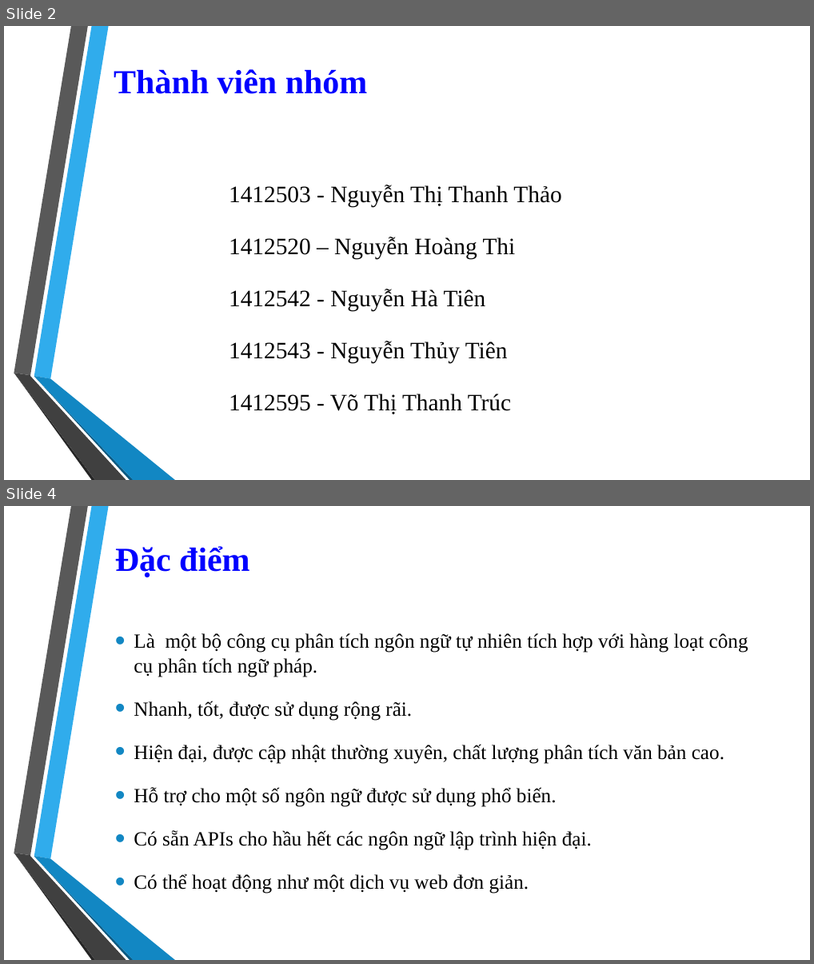
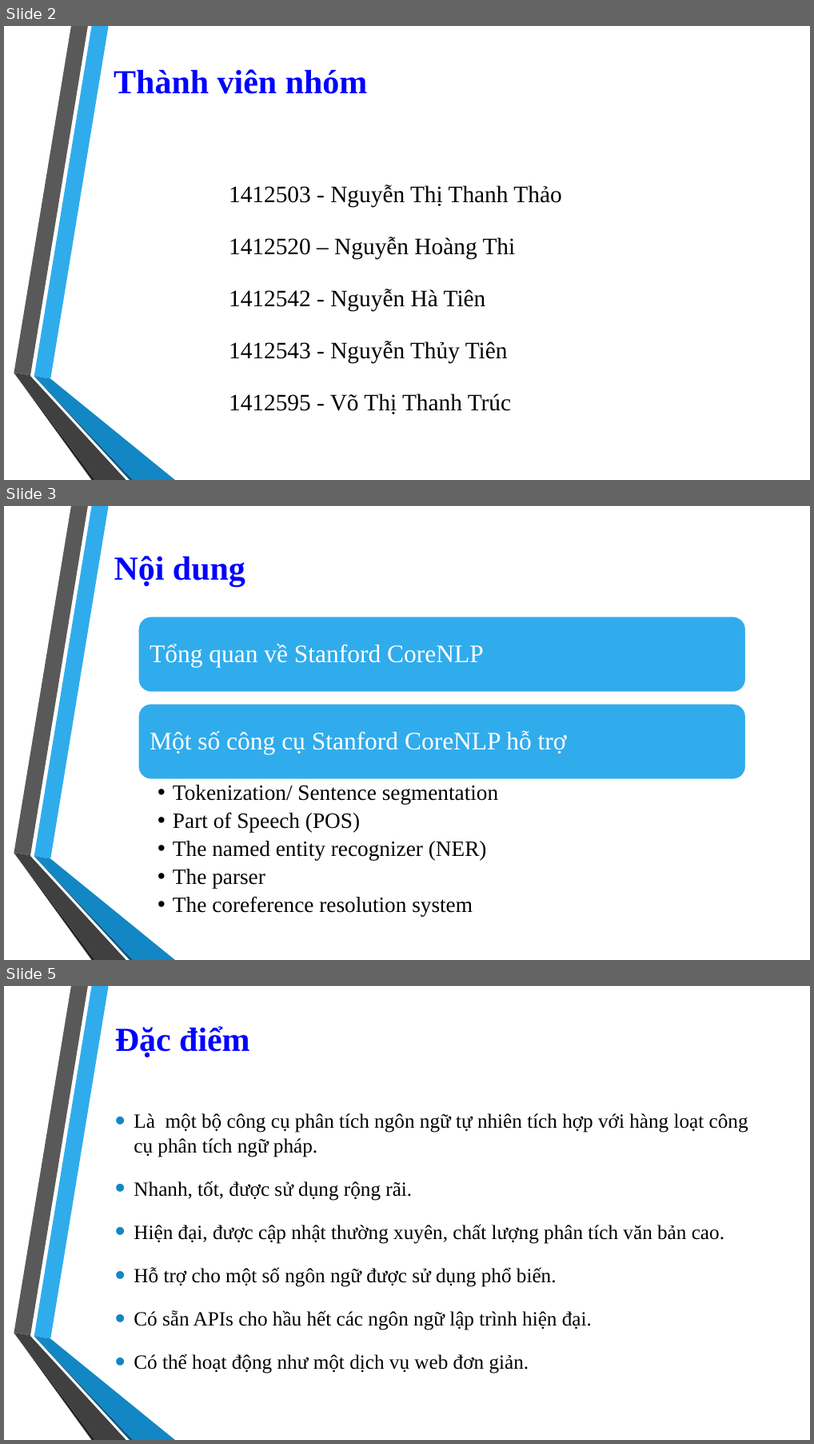
Before and after one commit to 1412520/TextMining, a slide deck: Seminar/Stanford_CoreNLP.pptx. Shown one above the other, each under a label of ours: slides 2 and 4 before the commit, slides 2, 3 and 5 after it; the slides between them are not shown. The pictures are 814x964 and 814x1444 pixels, drawn with LibreOffice and Linux fonts; fonts in the diff are those of the drawing; background and template pictures are left out. Boxes give left, top, right and bottom in pixels: in the first picture for what was removed or moved away, otherwise in the second. Text is boxed around its words. In the diff, an @@ line names an element or a change of style, - is before the commit and + after.

```diff
--- a/Seminar/Stanford_CoreNLP.pptx
+++ b/Seminar/Stanford_CoreNLP.pptx
@@ slide 3 added at (x1=4, y1=506, x2=810, y2=960), background picture (left out); not listed: 6 template elements that a slide beside it also shows @@
@@ title added at (x1=114, y1=556, x2=246, y2=586), 40 pt, text #0000FF, bold @@
+Nội dung
@@ group added at (x1=138, y1=616, x2=746, y2=916): 3 texts, 2 rounded rectangles @@
+Tổng quan về Stanford CoreNLP
+Một số công cụ Stanford CoreNLP hỗ trợ
+  • Tokenization/ Sentence segmentation
+  • Part of Speech (POS)
+  • The named entity recognizer (NER)
+  • The parser
+  • The coreference resolution system
@@ what was slide 4 is now slide 5 @@
```
Also in this commit, not shown: 2 slides changed, 4 other slides added, 1 other file.
